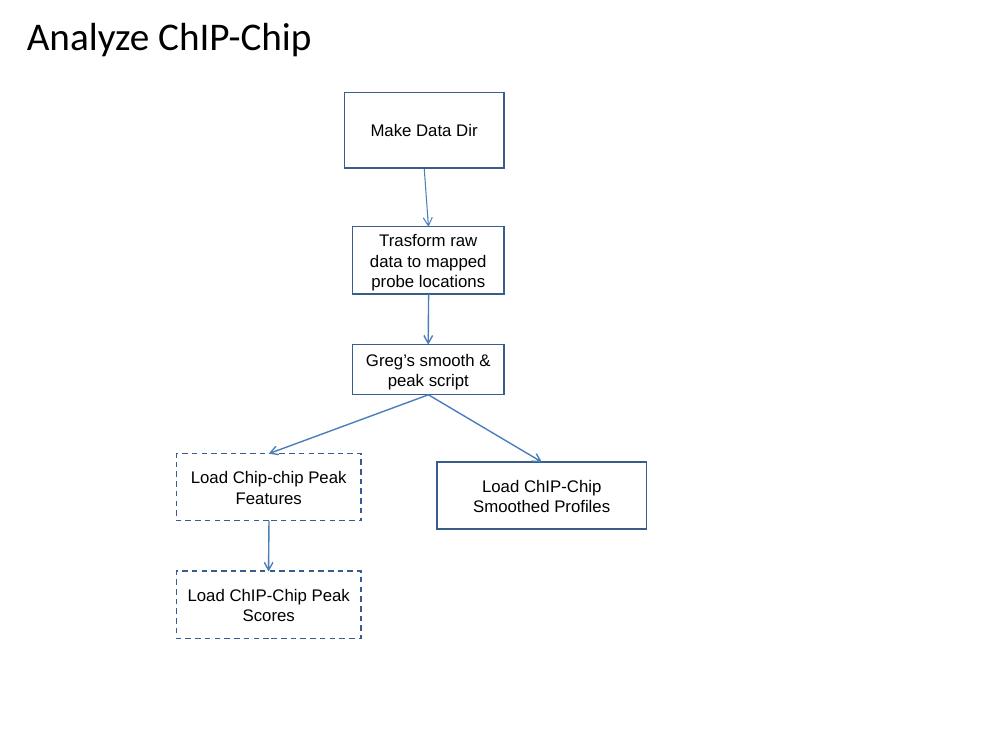
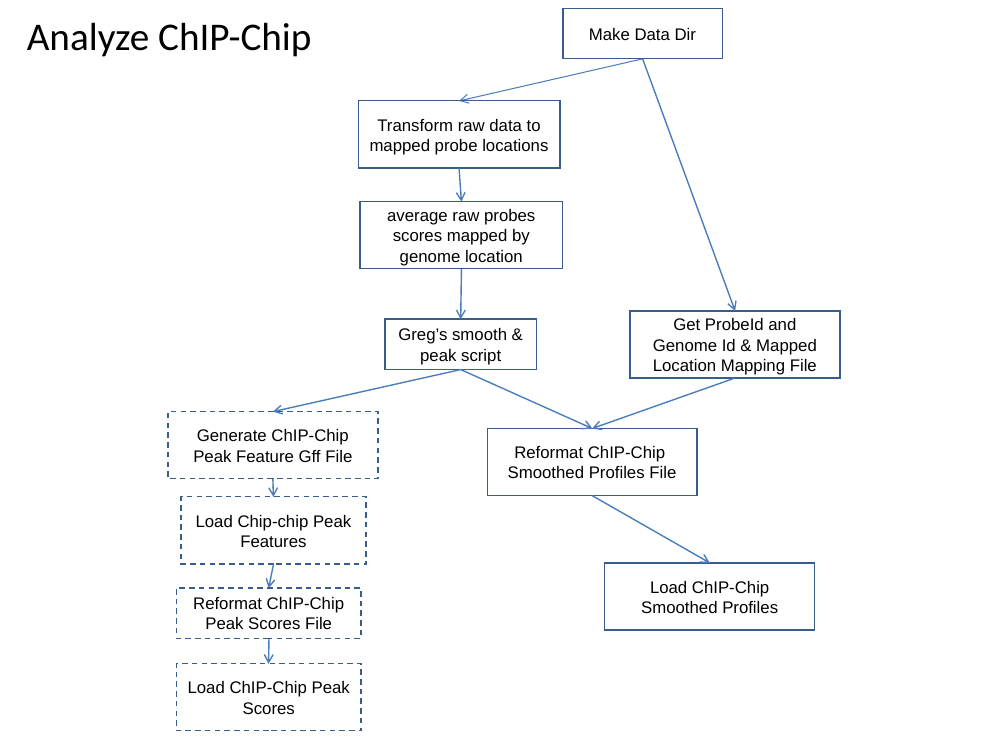
Before and after one commit to VEuPathDB/ApiCommonWorkflow, a slide deck: slide 47 of Main/doc/IntegratedWorkflow.ppt. Drawn at 1008x756 pixels with LibreOffice and Linux fonts; fonts in the diff are those of the drawing. Boxes give left, top, right and bottom in pixels: in the first picture for what was removed or moved away, otherwise in the second. Text is boxed around its words. In the diff, an @@ line names an element or a change of style, - is before the commit and + after.

```diff
--- a/Main/doc/IntegratedWorkflow.ppt
+++ b/Main/doc/IntegratedWorkflow.ppt
@@ rectangle "Make Data Dir": place and size @@
-rectangle "Make Data Dir" at (345, 93, 504, 168)
+rectangle "Make Data Dir" at (562, 8, 722, 58)
@@ arrow added from (643, 58) to (460, 101), #4A7EBB 0.74 pt @@
@@ arrow added from (643, 58) to (735, 310), #4A7EBB 0.99 pt @@
@@ rectangle "Transform raw data to mapped ...": place and size @@
-rectangle "Transform raw data to mapped ..." at (353, 227, 504, 294)
+rectangle "Transform raw data to mapped ..." at (359, 101, 560, 168)
@@ text in rectangle at (370, 119, 548, 155): text changed @@
-Trasform raw data to mapped probe locations
+Transform raw data to mapped probe locations
@@ arrow moved from (424, 168) - (428, 227) to (459, 168) - (462, 202) @@
@@ arrow (459, 168) - (462, 202): stroke #4A7EBB 0.74 pt to #4A7EBB 0.99 pt @@
@@ rectangle added at (360, 202, 562, 269), outline #385D8A 0.99 pt, 12 pt, text #000000 @@
+average raw probes scores mapped by genome location
@@ arrow moved from (428, 294) - (428, 345) to (462, 269) - (461, 320) @@
@@ rectangle "Greg’s smooth & peak script": place and size @@
-rectangle "Greg’s smooth & peak script" at (353, 345, 504, 395)
+rectangle "Greg’s smooth & peak script" at (385, 320, 536, 370)
@@ rectangle added at (630, 310, 840, 378), outline #385D8A 0.99 pt, 12 pt, text #000000 @@
+Get ProbeId and Genome Id & Mapped Location Mapping File
@@ arrow moved from (428, 395) - (269, 454) to (461, 370) - (273, 411) @@
@@ arrow moved from (428, 395) - (542, 462) to (461, 370) - (593, 428) @@
@@ arrow added from (735, 378) to (592, 428), #4A7EBB 0.99 pt @@
@@ rectangle added at (168, 411, 378, 479), outline #385D8A 0.99 pt dashed, 12 pt, text #000000 @@
+Generate ChIP-Chip Peak Feature Gff File
@@ rectangle "Reformat ChIP-Chip Smoothed Profiles File": place and size @@
-rectangle "Reformat ChIP-Chip Smoothed Profiles File" at (436, 462, 646, 529)
+rectangle "Reformat ChIP-Chip Smoothed Profiles File" at (487, 428, 697, 496)
@@ text in rectangle at (508, 446, 676, 478): text changed @@
-Load ChIP-Chip Smoothed Profiles
+Reformat ChIP-Chip Smoothed Profiles File
@@ arrow added from (273, 479) to (273, 497), #4A7EBB 0.99 pt @@
@@ rectangle "Load Chip-chip Peak Features": place and size @@
-rectangle "Load Chip-chip Peak Features" at (176, 454, 361, 521)
+rectangle "Load Chip-chip Peak Features" at (181, 497, 366, 564)
@@ arrow added from (592, 496) to (710, 562), #4A7EBB 0.99 pt @@
@@ arrow added from (273, 564) to (269, 588), #4A7EBB 0.99 pt @@
@@ rectangle added at (605, 562, 814, 630), outline #385D8A 0.99 pt, 12 pt, text #000000 @@
+Load ChIP-Chip Smoothed Profiles
@@ rectangle added at (176, 588, 361, 638), outline #385D8A 0.99 pt dashed, 12 pt, text #000000 @@
+Reformat ChIP-Chip Peak Scores File
@@ arrow moved from (269, 521) - (268, 572) to (269, 638) - (268, 664) @@
@@ rectangle "Load ChIP-Chip Peak Scores": place and size @@
-rectangle "Load ChIP-Chip Peak Scores" at (176, 572, 361, 639)
+rectangle "Load ChIP-Chip Peak Scores" at (176, 663, 361, 731)
```
Also in this commit, not shown: 1 other slide changed.
